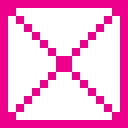
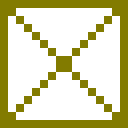
Layered file, before and after one edit (128×128). Changes by layer:
added layer "speed upgrade" above "magsize upgrade" over (0, 0, 128, 128)
hid "spread upgrade" over (0, 0, 128, 128)
